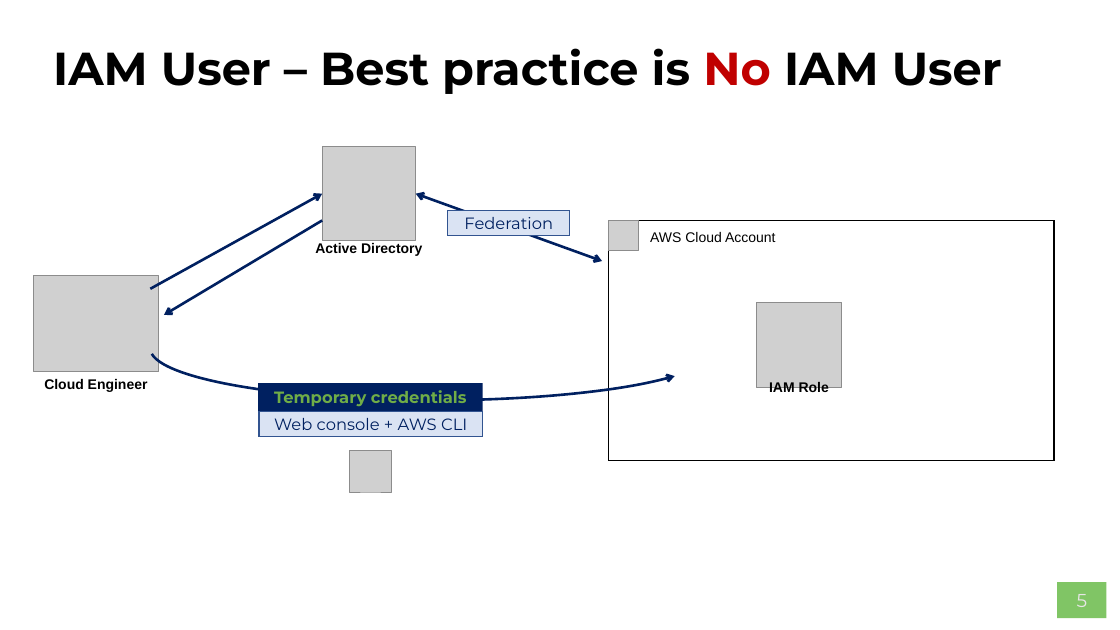
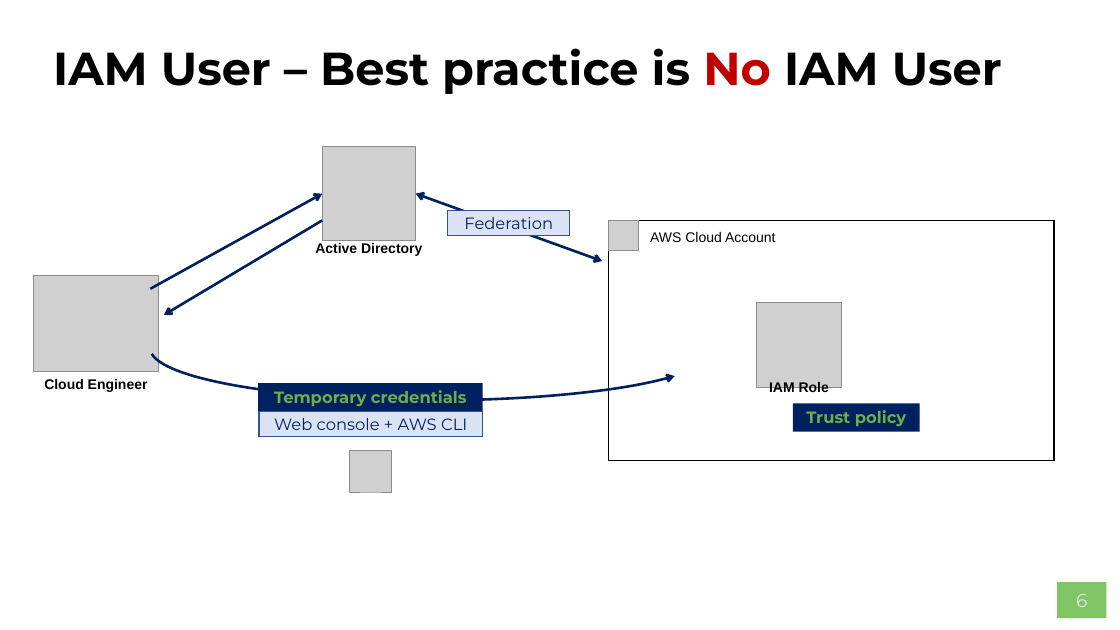
Before and after one commit to AWS-Competence-Group/sessions, a slide deck: slide 6 of 02-identity-and-access-management/02-identity-and-access-management.pptx (slide 5 before the commit). Drawn at 1120x630 pixels with LibreOffice and Linux fonts; fonts in the diff are those of the drawing; grey boxes stand for pictures; background and template pictures are left out. Boxes give left, top, right and bottom in pixels: in the first picture for what was removed or moved away, otherwise in the second. Text is boxed around its words. In the diff, an @@ line names an element or a change of style, - is before the commit and + after.

```diff
--- a/02-identity-and-access-management/02-identity-and-access-management.pptx
+++ b/02-identity-and-access-management/02-identity-and-access-management.pptx
@@ rectangle added at box(793, 403, 920, 432), fill #002060, 14 pt, text #70AD47, bold @@
+Trust policy
@@ page number at box(1076, 594, 1087, 607): text changed @@
-5
+6
```
Also in this commit, not shown: 4 slides added.
